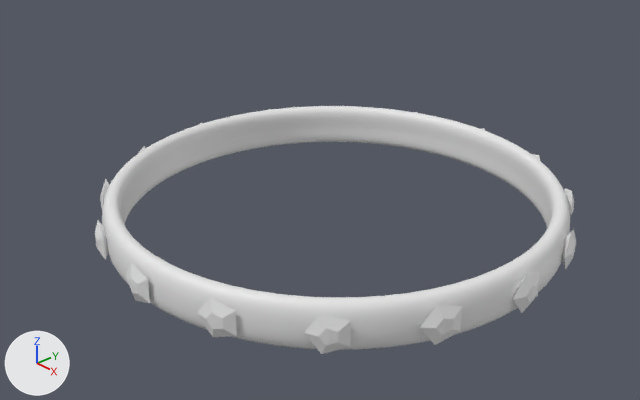
Before and after pictures for a commit that changed the Blender file ring.blend.
Before and after are seen from a 50 mm lens placed at (1.124, -1.092, 0.764), pointed at (0.022, -0.061, 0.032). The axes (+X, +Y, +Z) are drawn at lower left. The lights are the same throughout.

The scene before the commit, as lines of its bpy script (objects in view):
```python
ob_beziercircle = bpy.data.objects.new('BezierCircle', cu_beziercircle_003)
ob_beziercircle.location = (0.0, 0.0, 0.0)
ob_beziercircle.scale = (0.424, 0.424, 0.424)
ob_diamond = bpy.data.objects.new('Diamond', me_diamond)
ob_diamond.location = (0.0, 0.0, 0.0)
ob_diamond.rotation_euler = (-1.571, 0.0, 0.0)  # degrees (-90, 0, 0)
ob_diamond.scale = (0.0224, 0.0224, 0.0224)
ob_ось_алмазов = bpy.data.objects.new('ось алмазов', cu_beziercircle)
ob_ось_алмазов.location = (0.0, 0.0, 0.0)
ob_ось_алмазов.scale = (0.454, 0.454, 0.454)
```
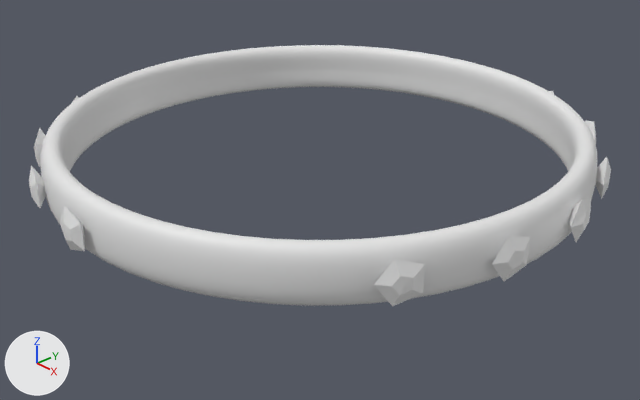
ob_ось_алмазов is not drawn itself; it is used by a modifier of ob_diamond.

Where the change shows, as pixel boxes (x1, y1, x2, y2) in the pictures (640 x 400 px):
'BezierCircle', moved, rescaled (19% wider, 7% taller): before (102, 106, 570, 350); after (40, 45, 597, 306)
'Diamond', moved, rescaled: before (95, 105, 576, 354); after (29, 91, 611, 307)

Patch to the scene script:
```diff
--- a/ring.blend.py
+++ b/ring.blend.py
@@ ob_beziercircle @@
 ob_beziercircle = bpy.data.objects.new('BezierCircle', cu_beziercircle_003)
-ob_beziercircle.location = (0.0, 0.0, 0.0)
-ob_beziercircle.scale = (0.424, 0.424, 0.424)
+ob_beziercircle.location = (0.006, -0.049, 0.14)
+ob_beziercircle.scale = (0.471, 0.471, 0.471)
@@ ob_diamond @@
 ob_diamond = bpy.data.objects.new('Diamond', me_diamond)
+ob_diamond.parent = ob_beziercircle
+ob_diamond.matrix_parent_inverse = Matrix(((2.122, 0.0, 0.0, 0.0), (0.0, 2.122, 0.0, 1.0), (0.0, 0.0, 2.122, 0.0), (0.0, 0.0, 0.0, 1.0)))
 ob_diamond.location = (0.0, 0.0, 0.0)
@@ ob_ось_алмазов @@
 ob_ось_алмазов = bpy.data.objects.new('ось алмазов', cu_beziercircle)
+ob_ось_алмазов.parent = ob_beziercircle
+ob_ось_алмазов.matrix_parent_inverse = Matrix(((2.122, 0.0, 0.0, 0.0), (0.0, 2.122, 0.0, 1.0), (0.0, 0.0, 2.122, 0.0), (0.0, 0.0, 0.0, 1.0)))
 ob_ось_алмазов.location = (0.0, 0.0, 0.0)
-ob_ось_алмазов.scale = (0.454, 0.454, 0.454)
+ob_ось_алмазов.scale = (0.51, 0.51, 0.51)
 _m = ob_ось_алмазов.modifiers.new('Curve', 'CURVE')
```
